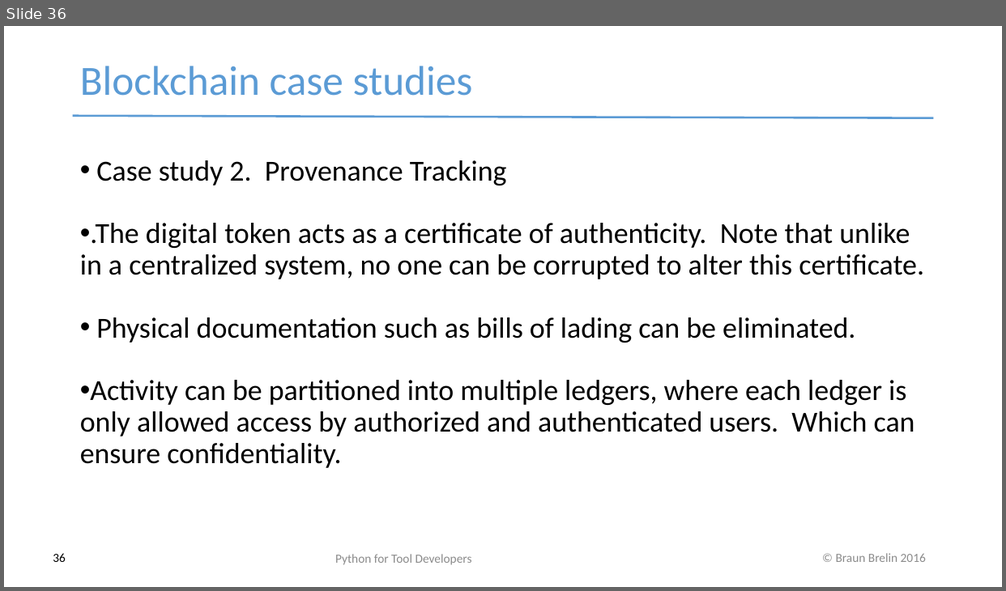
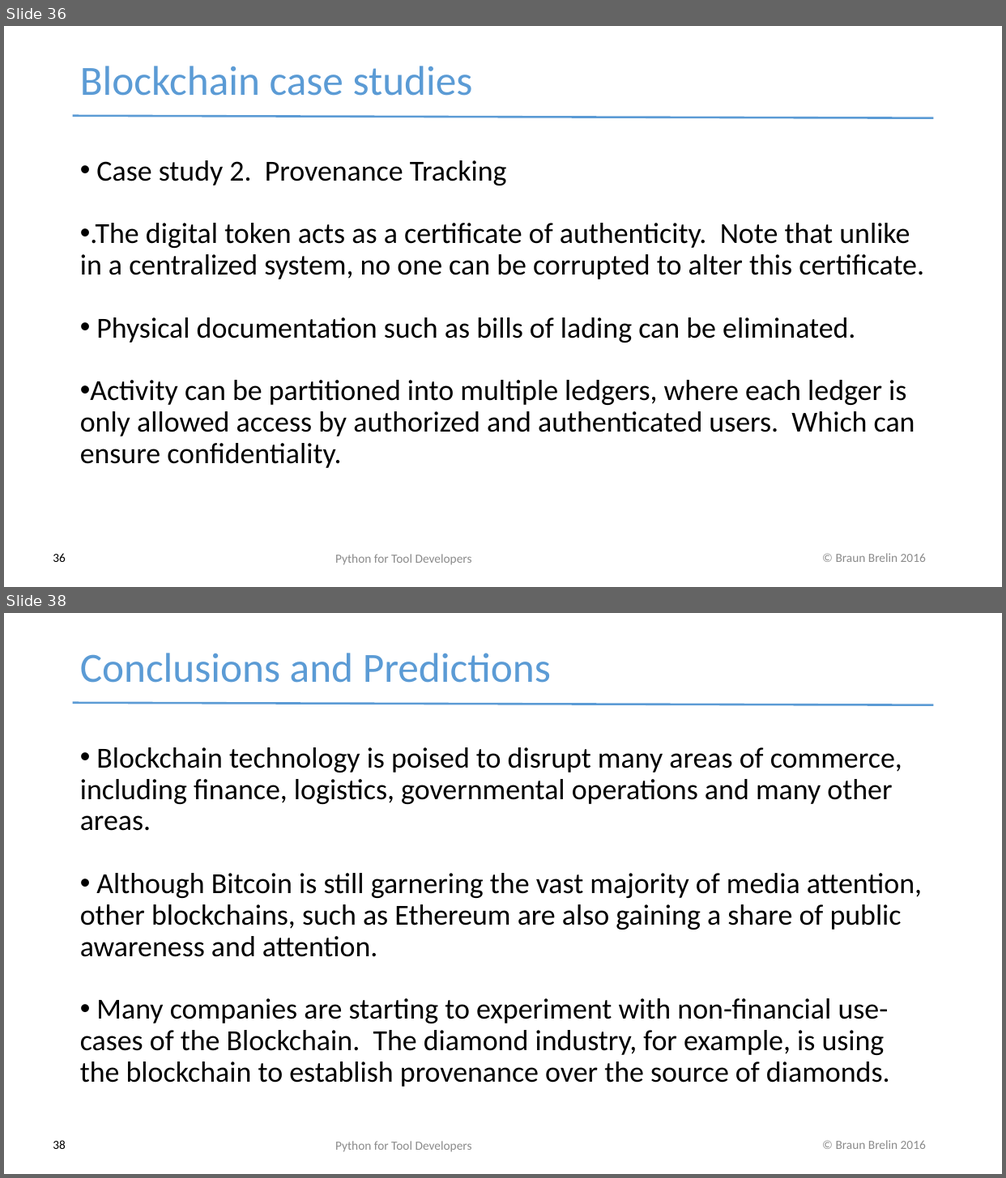
Before and after one commit to redmage123/btc-introductory-workshop, a slide deck: docs/Blockchain workshop v0.1.pptx. Shown one above the other, each under a label of ours: slide 36 before the commit, slides 36 and 38 after it; the slides between them are not shown. The pictures are 1006x591 and 1006x1178 pixels, drawn with LibreOffice and Linux fonts; fonts in the diff are those of the drawing. Boxes give left, top, right and bottom in pixels: in the first picture for what was removed or moved away, otherwise in the second. Text is boxed around its words. In the diff, an @@ line names an element or a change of style, - is before the commit and + after.

```diff
--- a/docs/Blockchain workshop v0.1.pptx
+++ b/docs/Blockchain workshop v0.1.pptx
@@ slide 38 added at box(4, 613, 1002, 1174), background #FFFFFF; not listed: 2 template elements that a slide beside it also shows @@
@@ text added at box(80, 653, 551, 683), 40 pt, text #5B9BD5 @@
+Conclusions and Predictions
@@ text added at box(80, 747, 922, 1087), 28 pt, text #000000 @@
+• Blockchain technology is poised to disrupt many areas of commerce, including finance, logistics, governmental operations and many other areas.
+• Although Bitcoin is still garnering the vast majority of media attention, other blockchains, such as Ethereum are also gaining a share of public awareness and attention.
+• Many companies are starting to experiment with non-financial use-cases of the Blockchain. The diamond industry, for example, is using the blockchain to establish provenance over the source of diamonds.
@@ page number added at box(53, 1140, 66, 1149), 12 pt, text #000000 @@
+38
@@ text added at box(335, 1141, 472, 1152), 12 pt, text #8B8B8B @@
+Python for Tool Developers
```
Also in this commit, not shown: 4 other slides added.
